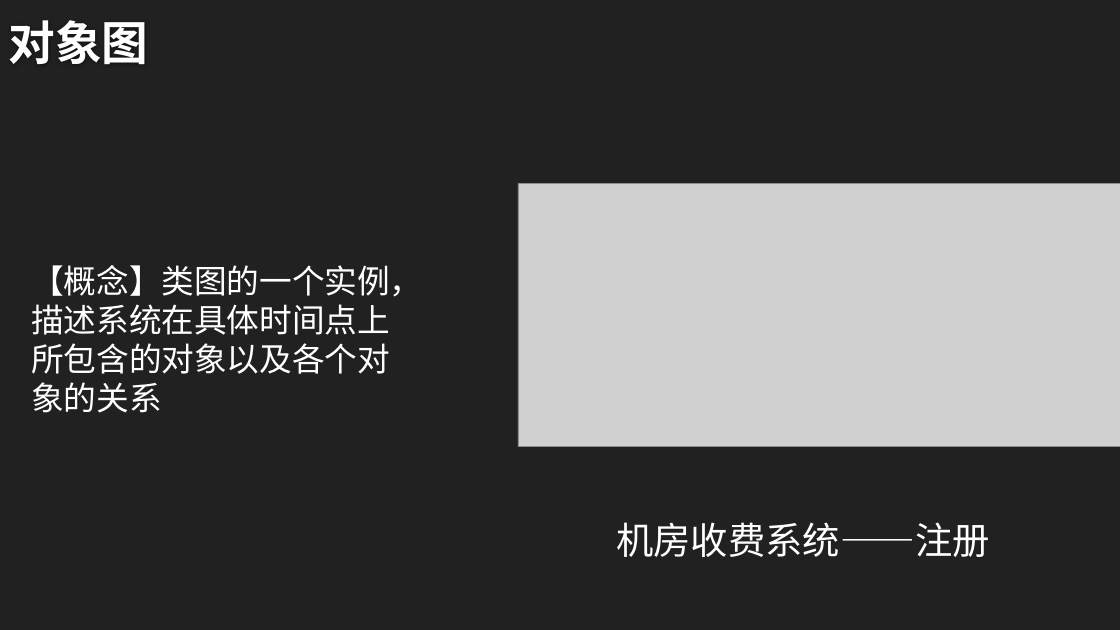
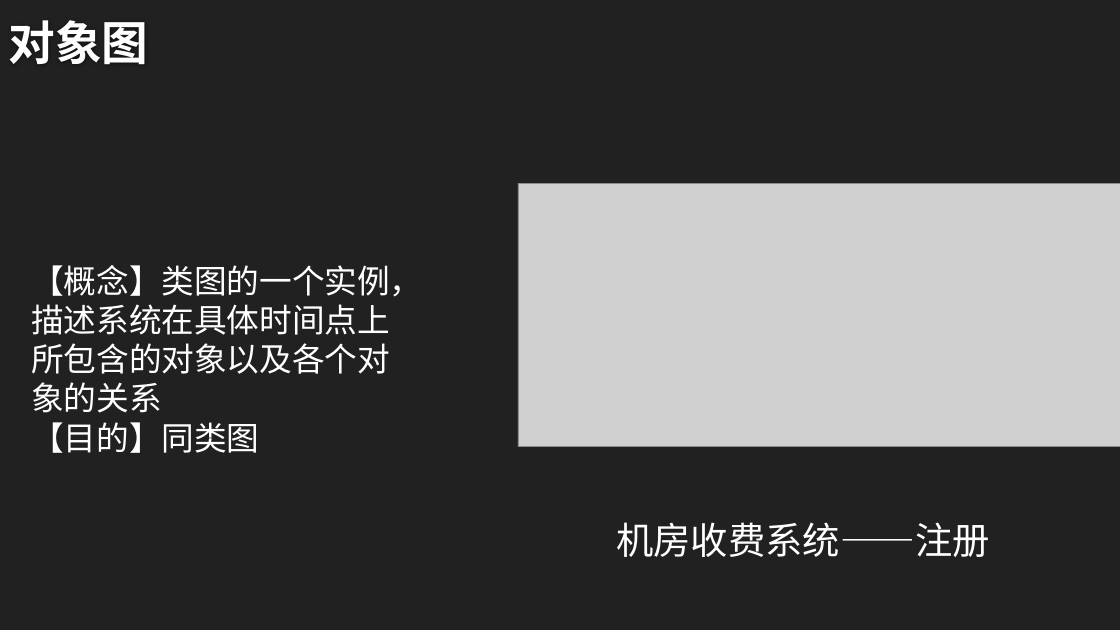
Before and after one commit to twn422/PRD2017, a slide deck: slide 15 of PRD-2017-G24/STW/非受控文件/翻转课堂作业/UML概述/UML概述.pptx (slide 14 before the commit). Drawn at 1120x630 pixels with LibreOffice and Linux fonts; fonts in the diff are those of the drawing; grey boxes stand for pictures; background and template pictures are left out. Boxes give left, top, right and bottom in pixels: in the first picture for what was removed or moved away, otherwise in the second. Text is boxed around its words. In the diff, an @@ line names an element or a change of style, - is before the commit and + after.

```diff
--- a/PRD-2017-G24/STW/非受控文件/翻转课堂作业/UML概述/UML概述.pptx
+++ b/PRD-2017-G24/STW/非受控文件/翻转课堂作业/UML概述/UML概述.pptx
@@ text at bbox=[31, 422, 259, 453]: paragraph added @@
+【目的】同类图
```
Also in this commit, not shown: 9 other slides changed, 2 slides added, 4 other files.
